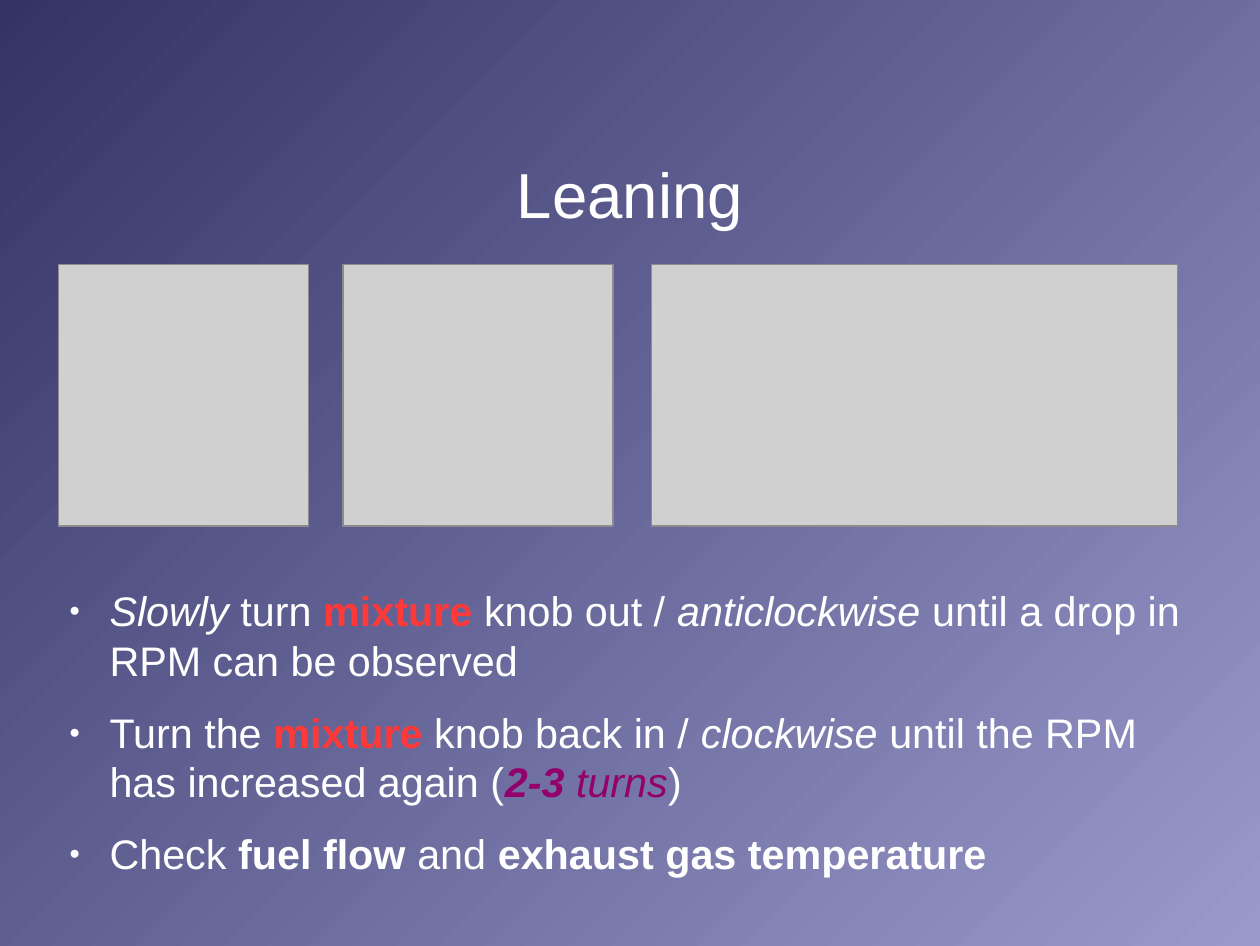
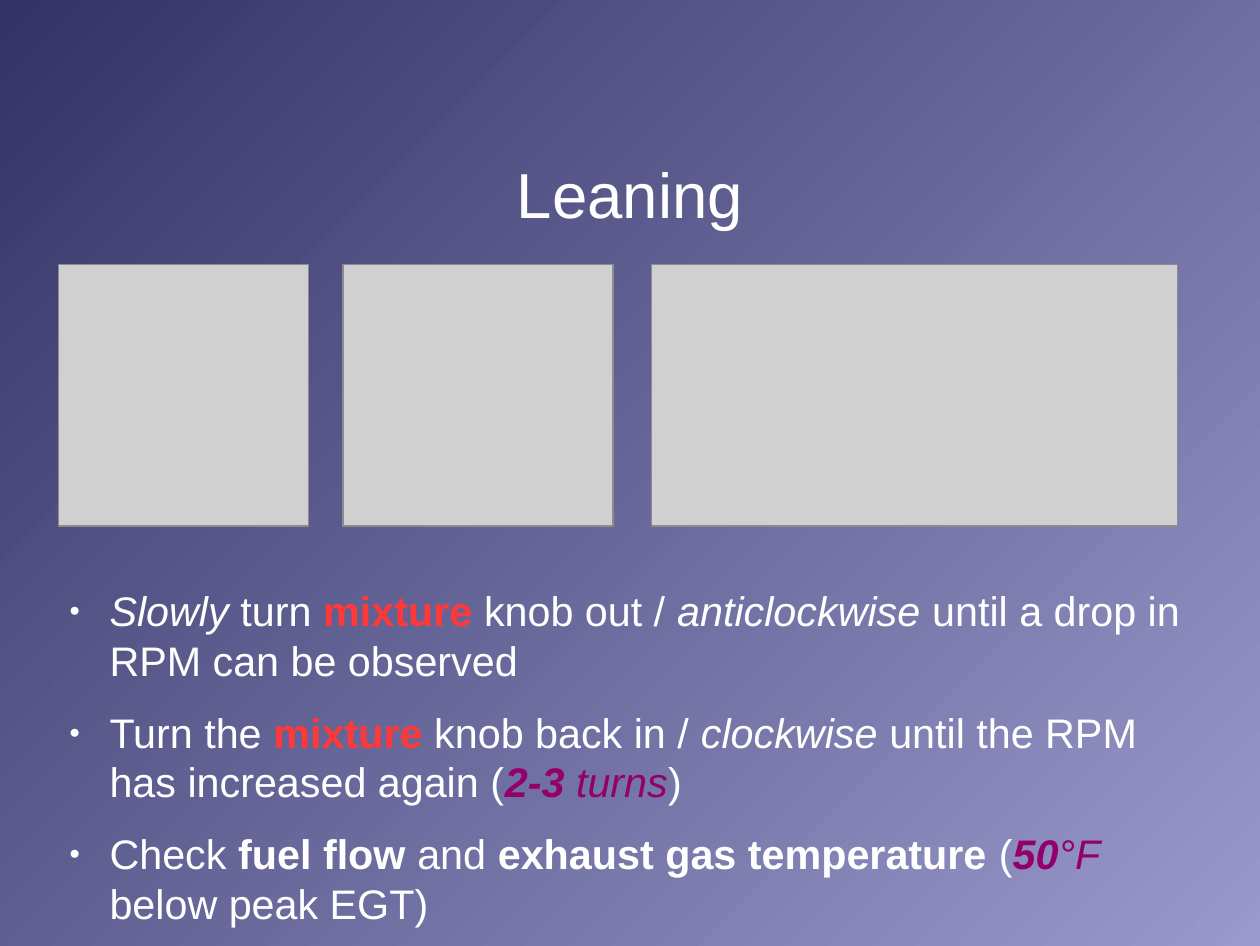
Before and after one commit to stephanheinemann/flight, a slide deck: slide 9 of FI/RangeAndEndurance/RangeAndEndurance.odp. Drawn at 1260x946 pixels with LibreOffice and Linux fonts; fonts in the diff are those of the drawing; grey boxes stand for pictures; background and template pictures are left out. Boxes give left, top, right and bottom in pixels: in the first picture for what was removed or moved away, otherwise in the second. Text is boxed around its words. In the diff, an @@ line names an element or a change of style, - is before the commit and + after.

```diff
--- a/FI/RangeAndEndurance/RangeAndEndurance.odp
+++ b/FI/RangeAndEndurance/RangeAndEndurance.odp
@@ text at <box>110,839,1100,927</box>: text changed @@
-● Check fuel flow and exhaust gas temperature
+● Check fuel flow and exhaust gas temperature (50°F below peak EGT)
```
Also in this commit, not shown: 7 other slides changed, 1 other file.
